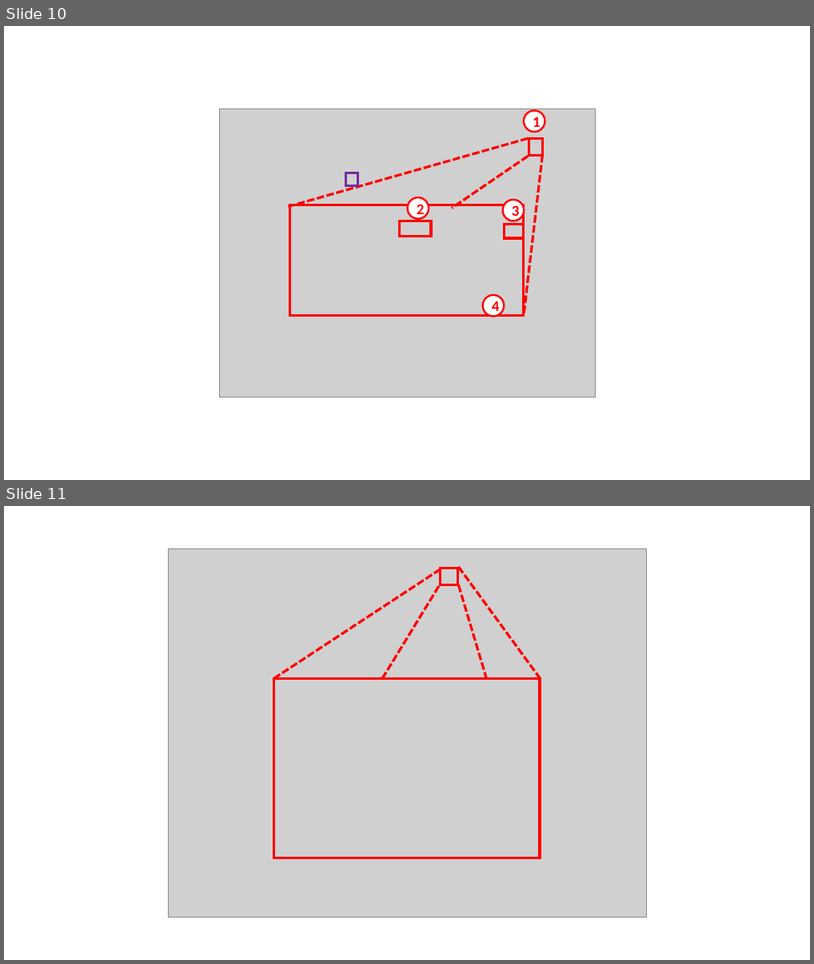
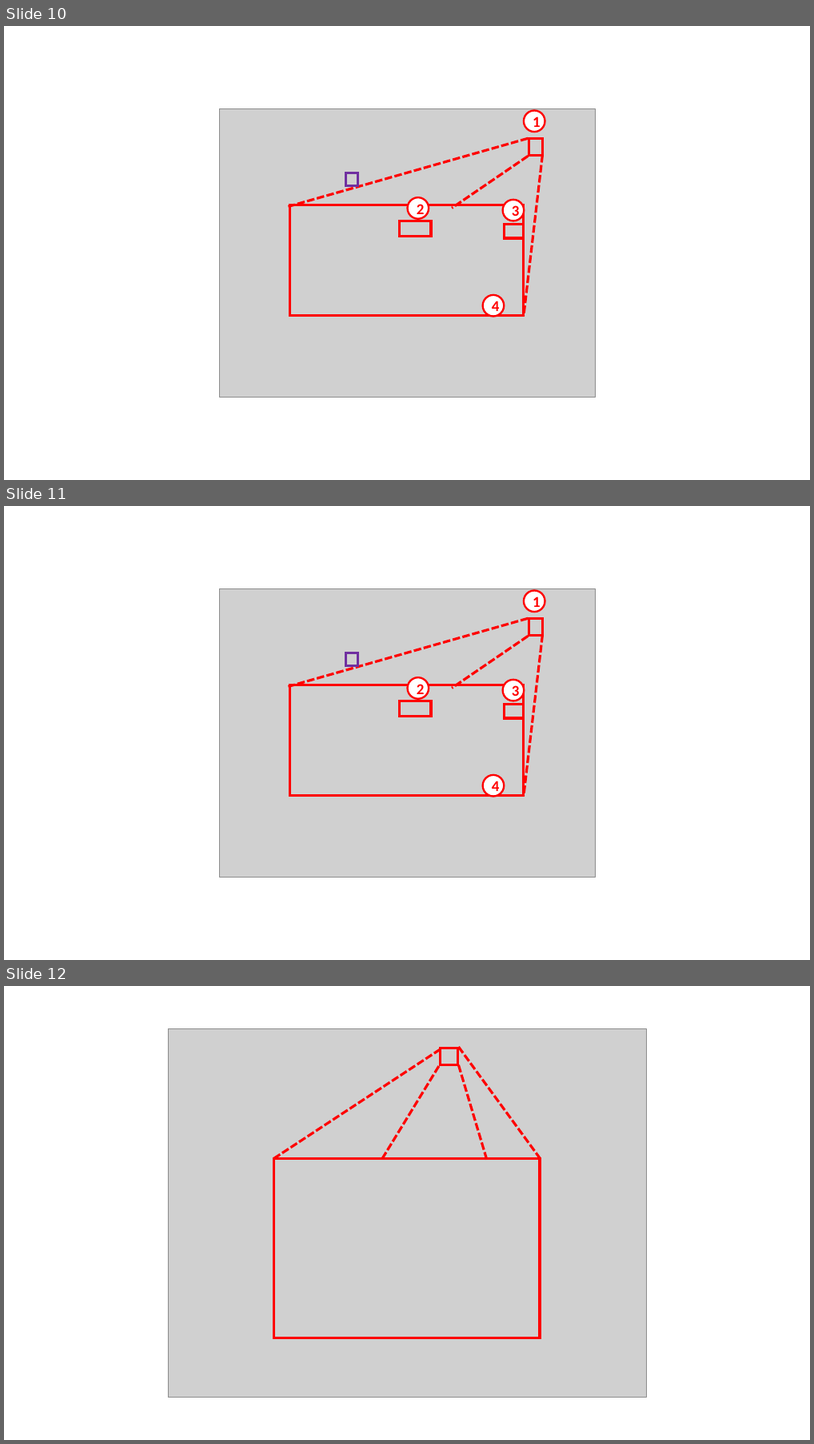
Before and after one commit to xpessoles/TP_Documents_PSI, a slide deck: 04_CoMAX/04_Comax_Documentation.pptx. Shown one above the other, each under a label of ours: slides 10 and 11 before the commit, slides 10, 11 and 12 after it. The pictures are 814x964 and 814x1444 pixels, drawn with LibreOffice and Linux fonts; fonts in the diff are those of the drawing; grey boxes stand for pictures. Boxes give left, top, right and bottom in pixels: in the first picture for what was removed or moved away, otherwise in the second. Text is boxed around its words. In the diff, an @@ line names an element or a change of style, - is before the commit and + after.

```diff
--- a/04_CoMAX/04_Comax_Documentation.pptx
+++ b/04_CoMAX/04_Comax_Documentation.pptx
@@ slide 11 added at <box>4,506,810,960</box>, background #FFFFFF @@
@@ picture added at <box>219,589,596,877</box> @@
@@ ellipse added at <box>524,591,546,612</box>, fill #FFFFFF, outline #FF0000 2.25 pt, 18 pt, text #FF0000, bold @@
+1
@@ line added from (529, 619) to (288, 686), #FF0000 3 pt dashed @@
@@ rectangle added at <box>529,619,543,636</box>, outline #FF0000 3 pt @@
@@ line added from (529, 636) to (452, 688), #FF0000 3 pt dashed @@
@@ line added from (543, 635) to (524, 795), #FF0000 3 pt dashed @@
@@ rectangle added at <box>346,653,358,666</box>, outline #7030A0 3 pt @@
@@ rectangle added at <box>290,685,524,796</box>, outline #FF0000 3 pt @@
@@ ellipse added at <box>407,677,429,698</box>, fill #FFFFFF, outline #FF0000 2.25 pt, 18 pt, text #FF0000, bold @@
+2
@@ ellipse added at <box>503,680,524,700</box>, fill #FFFFFF, outline #FF0000 2.25 pt, 18 pt, text #FF0000, bold @@
+3
@@ rectangle added at <box>400,700,431,716</box>, outline #FF0000 3 pt @@
@@ rectangle added at <box>504,704,524,718</box>, outline #FF0000 3 pt @@
@@ ellipse added at <box>483,775,504,796</box>, fill #FFFFFF, outline #FF0000 2.25 pt, 18 pt, text #FF0000, bold @@
+4
@@ what was slide 11 is now slide 12 @@
```
Also in this commit, not shown: 1 other slide added.
